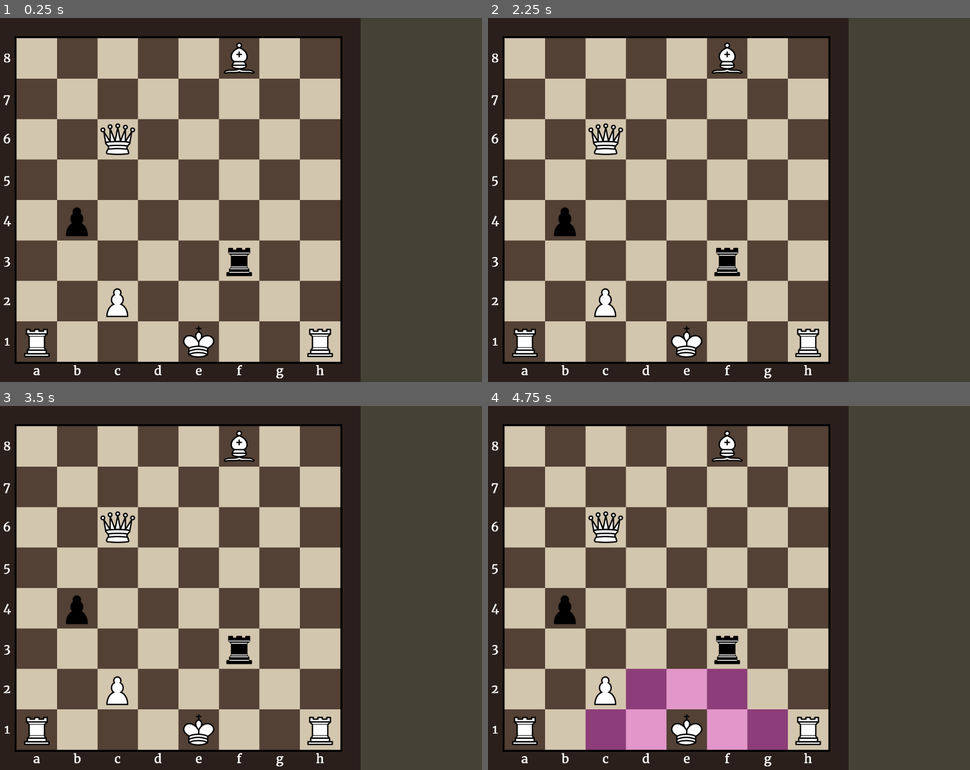
Above: before the commit, frames 1-4 (two rows, left to right).
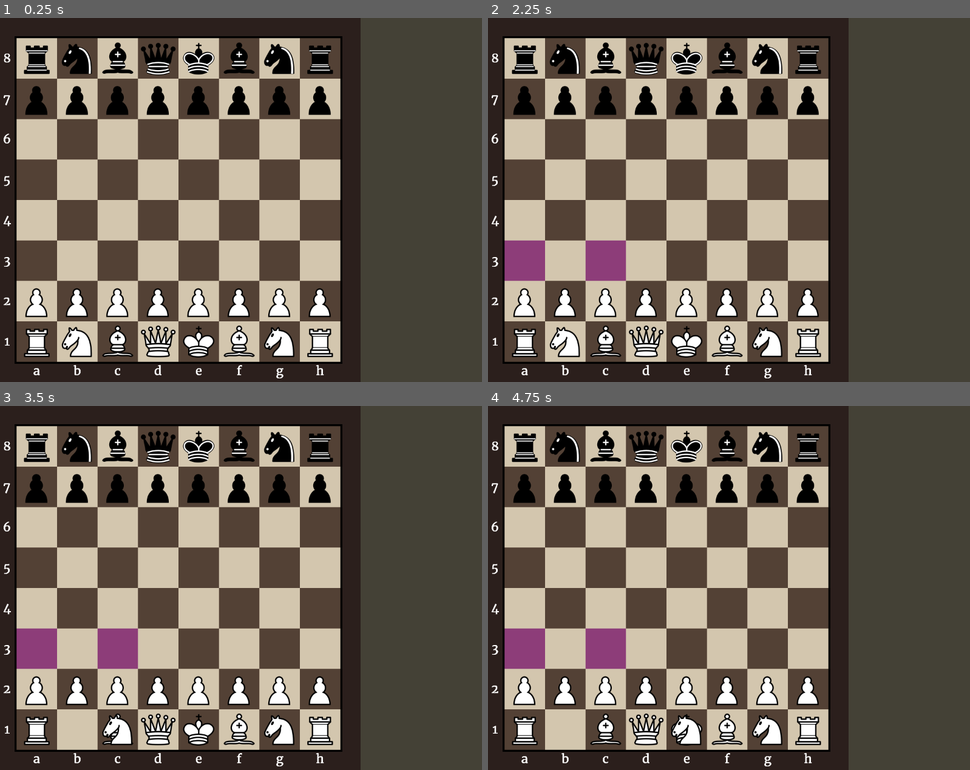
Above: after the commit, the same moments.

Repository: Hunter-1/Godot-Chess
Game: Godot game, scene res://game.tscn
The game is run twice, just before and just after one commit, with the same random seed, the same clock (stepped at 60 frames per second) and the same inputs.
Inputs (mouse positions are in pixels of both pictures, inside the frame that each line leads up to):
- Up to frame 1 (0.25 s): no input
- Up to frame 2 (2.25 s): tap Enter at 0.5, 2 s; move the mouse to (526, 341) at 0.52 s; press the mouse at (526, 341) at 0.53 s; tap Space at 1.25 s; release the mouse at (526, 341) at 1.28 s; click (526, 341) at 1.35 s; move the mouse to (565, 341) at 2.02 s; press the mouse at (565, 341) at 2.03 s
- Up to frame 3 (3.5 s): tap Space at 2.75 s; move the mouse to (115, 729) at 2.77 s; release the mouse at (115, 729) at 2.78 s; click (115, 729) at 2.85 s
- Up to frame 4 (4.75 s): tap Enter at 3.5 s; move the mouse to (647, 729) at 3.52 s; press the mouse at (647, 729) at 3.53 s; tap Space at 4.25 s; move the mouse to (685, 729) at 4.27 s; release the mouse at (685, 729) at 4.28 s; click (685, 729) at 4.35 s

The runs differ from the first frame. In frame 1, 8.6% of the frame differs, in the area x 4-70%, y 6-94%; in frame 2, 10%; in frame 3, 10%; in frame 4, 15%, in the area x 3-70%, y 6-95%.

Commit message:
Added Threat and Limited King Movement
The King can no longer move into a space threatened by the opposite color

Diff:
--- a/board.gd
+++ b/board.gd
@@ -1,7 +1,5 @@
 extends Area2D
 
-var letMarking = []
-var numMarkings = []
 var Squares = []
 var size: int = 8
 
@@ -48,8 +46,9 @@
 			add_child(letMarking)
 
 		Squares.append(row)
-	test_positions()
-	run_movement_check()
+	starting_positions()
+	reset_moves()
+	reset_moves()
 
 func run_movement_check():
 	for i in range(size):
@@ -57,6 +56,24 @@
 			var square = Squares[i][j]
 			if square.get_piece() != null:
 				_check_movement_squares(square.get_boardPosition(),square.get_piece())
+
+
+func set_threatened_squares():
+	get_tree().call_group("squares", "set_threatened_by_white",false)
+	get_tree().call_group("squares", "set_threatened_by_black",false)
+	var squares = get_tree().get_nodes_in_group("squares")
+	for square in squares:
+		if square.get_piece() != null:
+			var piece = square.get_piece()
+			var color = piece.get_pieceColor()
+			var boardPosition = square.get_boardPosition()
+			for position in piece.get_legal_moves():
+				if (piece.get_pieceType() != 5 || boardPosition.x != position.x):
+					var squareTemp = Squares[position.y][position.x]
+					if (color == 0):
+						squareTemp.set_threatened_by_white(true)
+					elif (color == 1):
+						squareTemp.set_threatened_by_black(true)
 
 func starting_positions():
 	for i in range (size):
@@ -125,12 +142,12 @@
 		if en_passant_moves.has(square):
 			Squares[square.y][square.x].set_is_en_passant(true)
 		if castle_moves.has(square):
-			print(castle_moves)
 			Squares[square.y][square.x].set_castle_count(castle_moves[square])
-	#_check_movement_squares(boardPosition,piece)
+
 
 func _on_no_piece(boardPosition: Vector2i):
 	if picked_up_boardPosition == boardPosition:
+		print(picked_up_piece.get_legal_moves())
 		picked_up_piece.set_is_picked_up(false)
 		is_piece_picked_up = false
 		picked_up_boardPosition = Vector2i.ZERO
@@ -232,6 +249,7 @@
 	is_piece_picked_up = false
 	picked_up_boardPosition = Vector2i.ZERO
 	reset_moves()
+	reset_moves()
 	picked_up_piece = null
 	get_tree().call_group("squares", "set_is_second_pick",false)
 	get_tree().call_group("squares", "set_is_pickable",false)
@@ -249,6 +267,7 @@
 		picked_up_piece.empty_en_passant_moves()
 		picked_up_piece.empty_castle_moves()
 	run_movement_check()
+	set_threatened_squares()
 
 func _check_movement_squares(boardPosition: Vector2i, piece):
 	var type = piece.get_pieceType()
@@ -297,6 +316,8 @@
 				if Squares[middlePosition.y][middlePosition.x].get_piece() == null:
 					piece.add_legal_move(tempPosition)
 			if type != 5 || i == 0:
+				if type == 0 && square.get_threatened_by_opposite(piece.get_pieceColor()):
+					break
 				piece.add_legal_move(tempPosition)
 			if type == 5 && i == 1 || i == 2 :
 				if $Log.get_has_entry():
@@ -330,6 +351,7 @@
 			var square = Squares[tempPosition.y][tempPosition.x]
 			if square.get_piece() != null:
 				if square.get_piece().get_pieceType() != 4:
+					print("test")
 					break
 				elif !square.get_piece().get_has_moved():
 					tempPosition = boardPosition
@@ -339,6 +361,8 @@
 					piece.add_legal_move(tempPosition)
 					piece.add_castle_move(tempPosition,castle_count)
 					break
+			if square.get_threatened_by_opposite(piece.get_pieceColor()) && castle_count < 2:
+				break
 			castle_count += 1
 			tempPosition += vector
 
--- a/square.gd
+++ b/square.gd
@@ -22,6 +22,9 @@
 var is_en_passant: bool = false
 var castle_count: int = 0
 var is_second_pick: bool = false
+
+var threatened_by_white: bool = false
+var threatened_by_black: bool = false
 
 var active: bool = true
 
@@ -72,6 +75,25 @@
 func set_active(boolean: bool):
 	active = boolean
 
+func set_threatened_by_white(boolean:bool):
+	threatened_by_white = boolean
+
+func set_threatened_by_black(boolean:bool):
+	threatened_by_black = boolean
+
+func get_threatened_by_white():
+	return threatened_by_white
+
+func get_threatened_by_black():
+	return threatened_by_black
+
+func get_threatened_by_opposite(color: int):
+	if color == 0:
+		return threatened_by_black
+	elif color == 1:
+		return threatened_by_white
+	return false
+
 func _on_input_event(viewport, event, shape_idx):
 	if event.is_action_pressed("Click") && active:
 		if !is_second_pick:
@@ -80,6 +102,8 @@
 				emit_signal("piece_clicked",boardPosition,piece)
 			else:
 				print(boardPosition)
+				print("white threat:" + str(threatened_by_white))
+				print("black threat:" + str(threatened_by_black))
 		else:
 			if (is_pickable):
 				if (piece == null):
